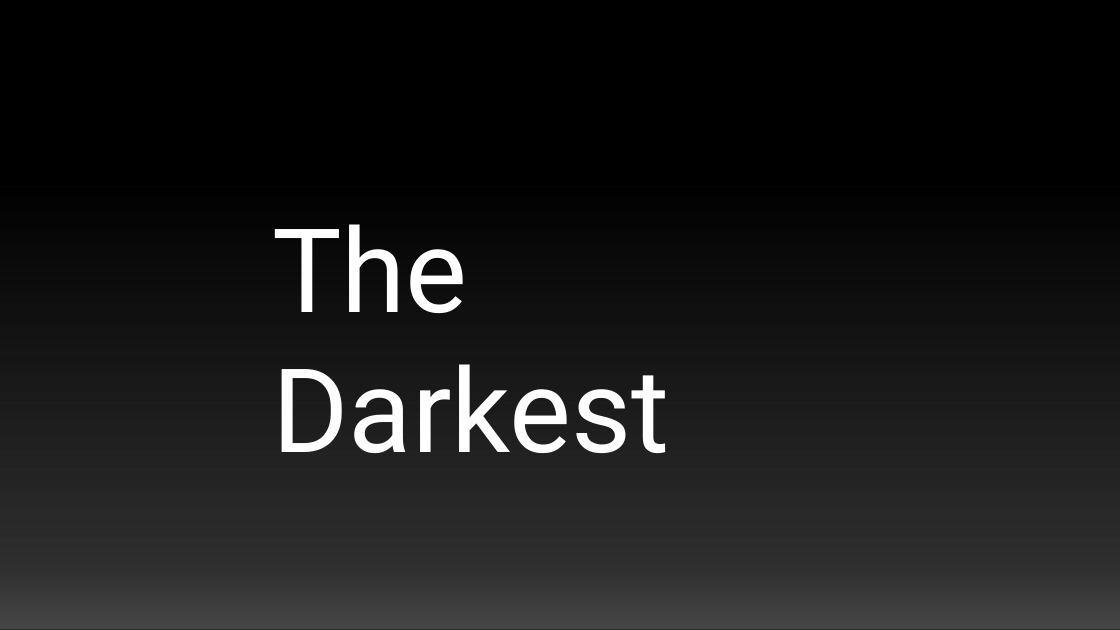
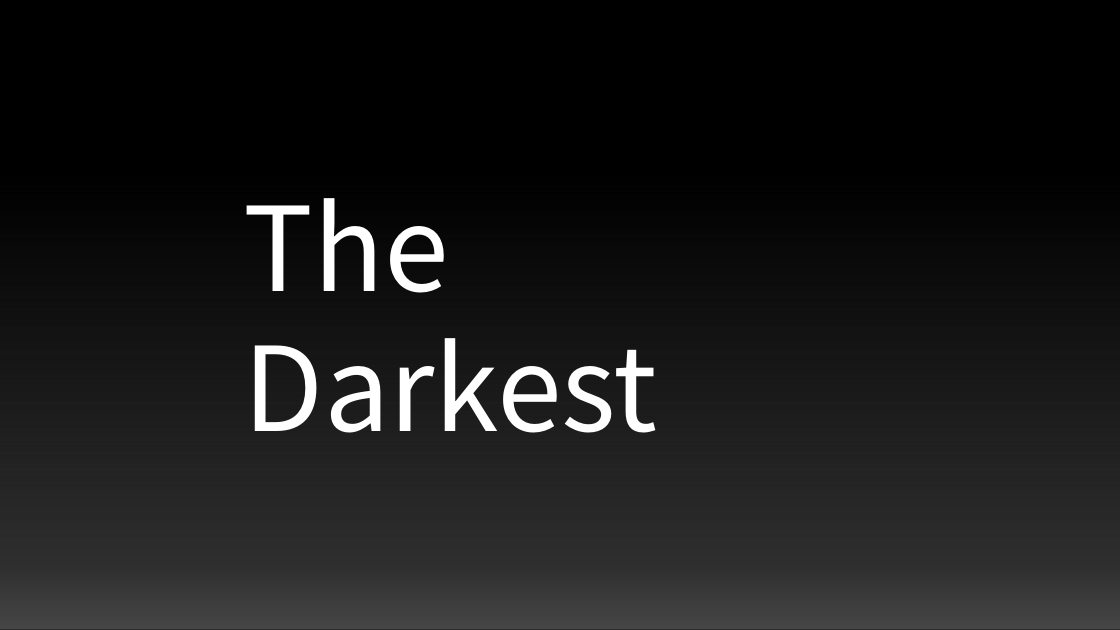
Before and after one commit to hyungun26/TheDarkest, a slide deck: slide 1 of The Darkest ppt.pptx. Drawn at 1120x630 pixels with LibreOffice and Linux fonts; fonts in the diff are those of the drawing; background and template pictures are left out. Boxes give left, top, right and bottom in pixels: in the first picture for what was removed or moved away, otherwise in the second. Text is boxed around its words. In the diff, an @@ line names an element or a change of style, - is before the commit and + after.

```diff
--- a/The Darkest ppt.pptx
+++ b/The Darkest ppt.pptx
@@ title "The Darkest" moved from (x1=272, y1=224, x2=670, y2=453) to (x1=244, y1=198, x2=658, y2=433) @@
@@ title "The Darkest" at (x1=244, y1=198, x2=658, y2=433): font Roboto to Noto Sans CJK KR @@
```
Also in this commit, not shown: 8 other slides changed, 2 slides added, 2 other files.
